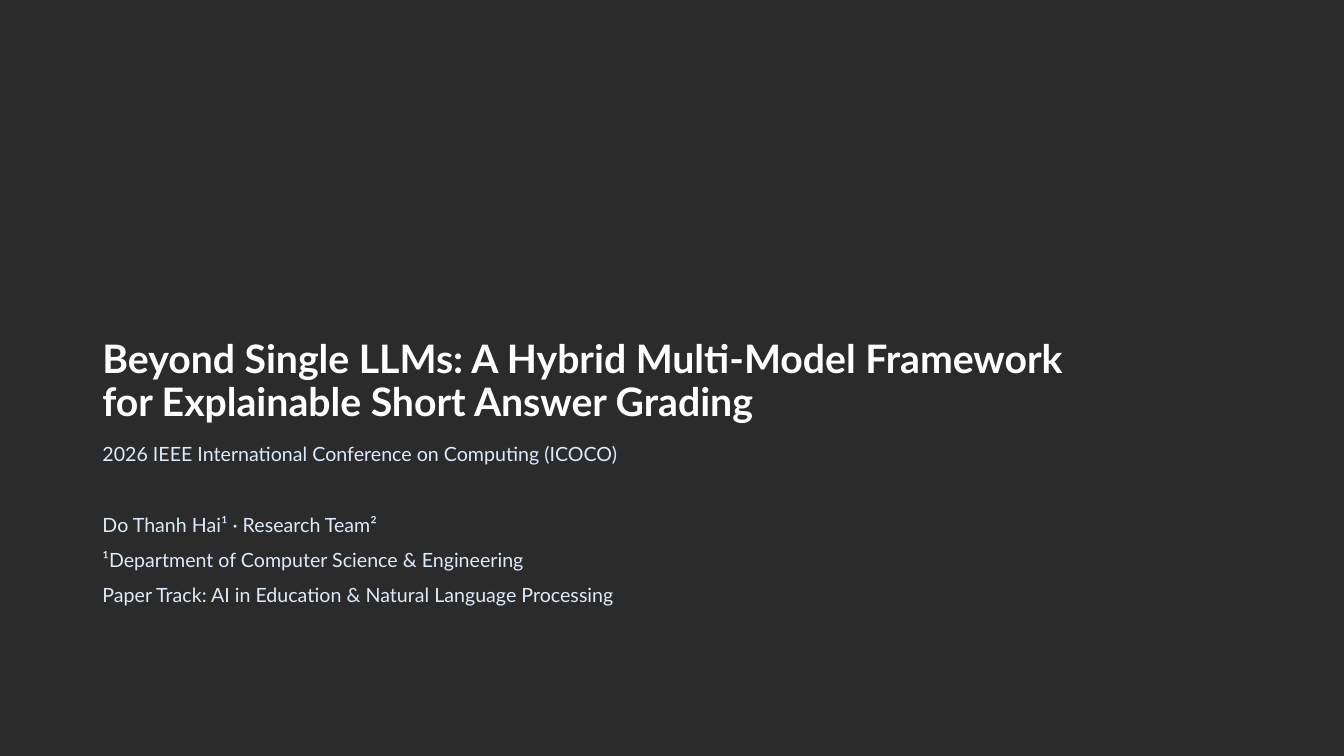
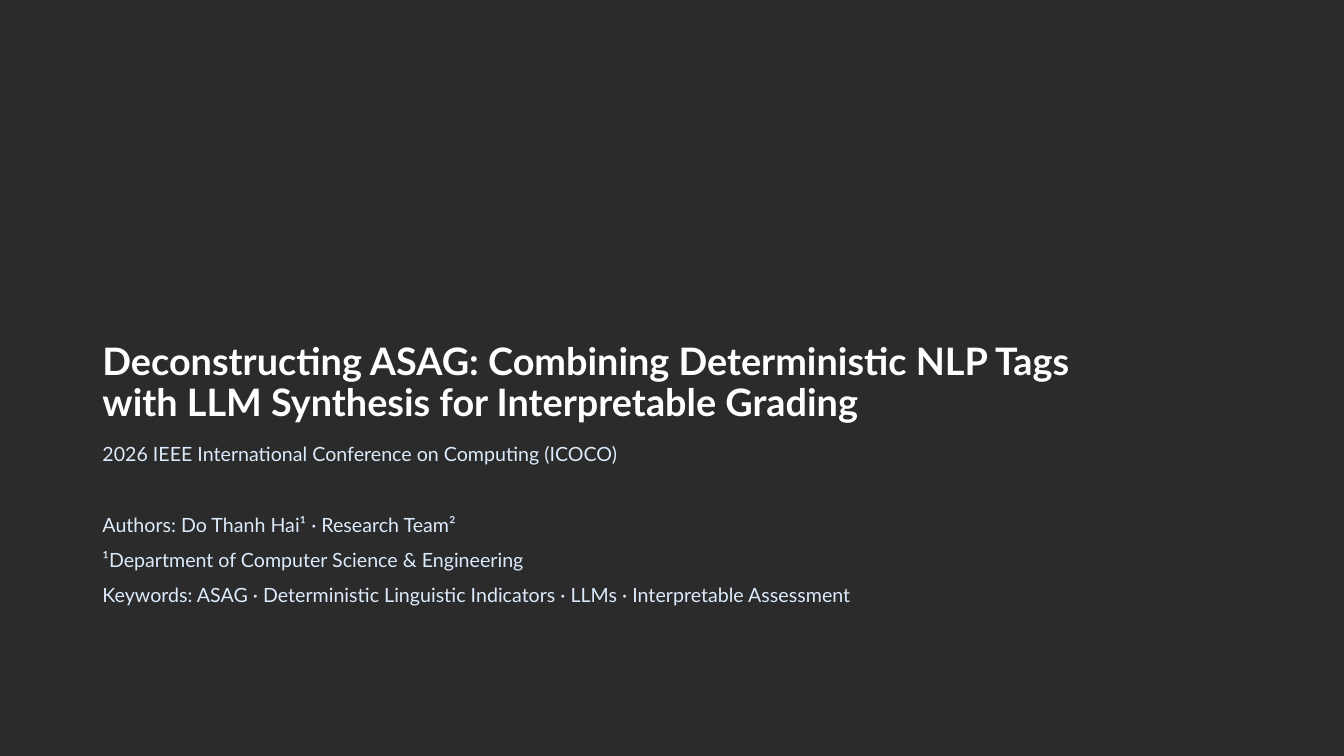
Before and after one commit to dothanhhxx/AutoGradeSystem, a slide deck: slide 1 of ICOCO2026_HybridASAG_Presentation.pptx. Drawn at 1344x756 pixels with LibreOffice and Linux fonts; fonts in the diff are those of the drawing; background and template pictures are left out; a plain dark background stands for a picture behind light text. Boxes give left, top, right and bottom in pixels: in the first picture for what was removed or moved away, otherwise in the second. Text is boxed around its words. In the diff, an @@ line names an element or a change of style, - is before the commit and + after.

```diff
--- a/ICOCO2026_HybridASAG_Presentation.pptx
+++ b/ICOCO2026_HybridASAG_Presentation.pptx
@@ title at bbox=[102, 347, 1069, 423]: text changed; size 28 to 27 pt @@
-Beyond Single LLMs: A Hybrid Multi-Model Framework
-for Explainable Short Answer Grading
+Deconstructing ASAG: Combining Deterministic NLP Tags
+with LLM Synthesis for Interpretable Grading
@@ subtitle at bbox=[102, 516, 456, 532]: text changed @@
-Do Thanh Hai¹ · Research Team²
+Authors: Do Thanh Hai¹ · Research Team²
@@ subtitle at bbox=[102, 587, 850, 606]: text changed @@
-Paper Track: AI in Education & Natural Language Processing
+Keywords: ASAG · Deterministic Linguistic Indicators · LLMs · Interpretable Assessment
```
Also in this commit, not shown: 1 other slide changed, 11 slides added, 11 slides removed, 5 other files.
